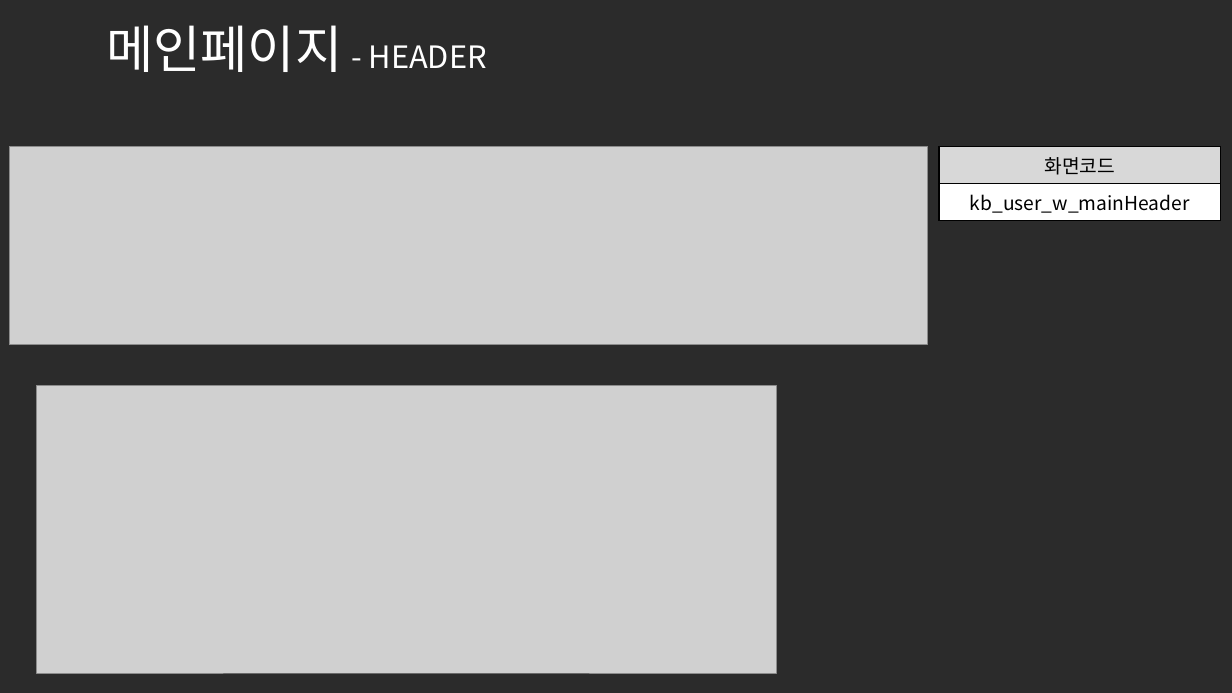
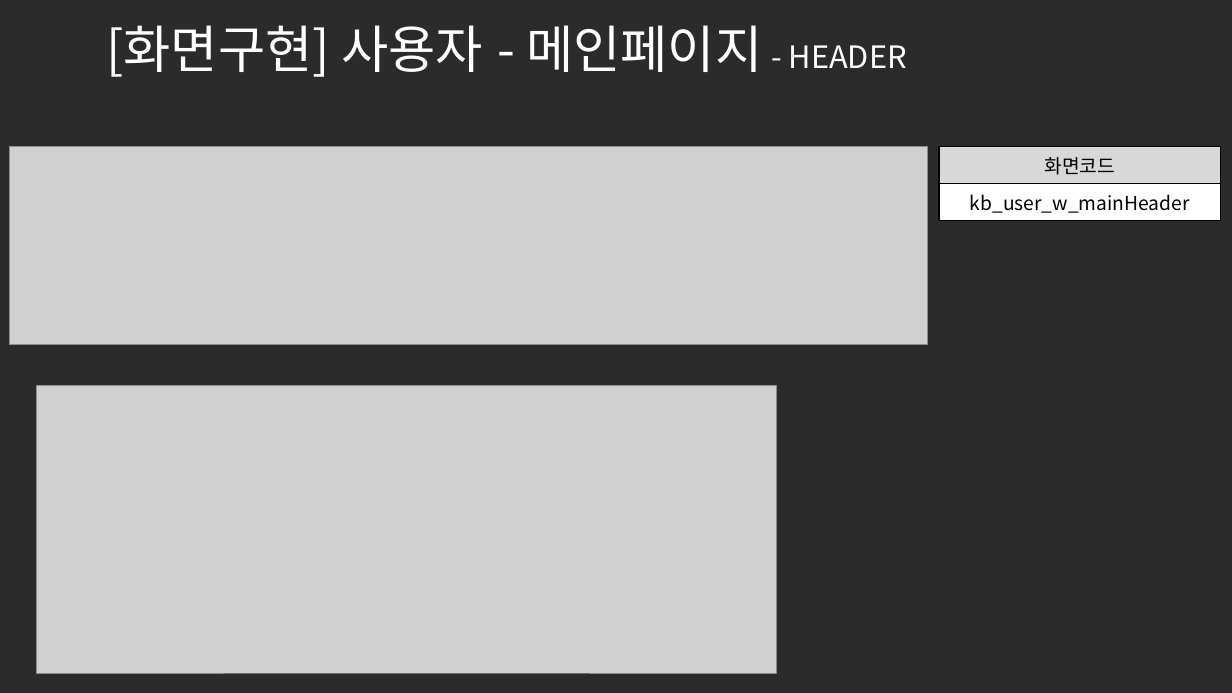
Before and after one commit to ezenteam2/e-Zone, a slide deck: slide 3 of 0 발표용 파워포인트/project05 - 파워포인트 종합 - 기범.pptx. Drawn at 1232x693 pixels with LibreOffice and Linux fonts; fonts in the diff are those of the drawing; grey boxes stand for pictures; background and template pictures are left out; a plain dark background stands for a picture behind light text. Boxes give left, top, right and bottom in pixels: in the first picture for what was removed or moved away, otherwise in the second. Text is boxed around its words. In the diff, an @@ line names an element or a change of style, - is before the commit and + after.

```diff
--- a/0 발표용 파워포인트/project05 - 파워포인트 종합 - 기범.pptx
+++ b/0 발표용 파워포인트/project05 - 파워포인트 종합 - 기범.pptx
@@ title at box(106, 25, 907, 77): text changed; size 24 to 40 pt @@
-메인페이지 - HEADER
+[화면구현] 사용자 - 메인페이지 - HEADER
```
Also in this commit, not shown: 16 other slides changed.
